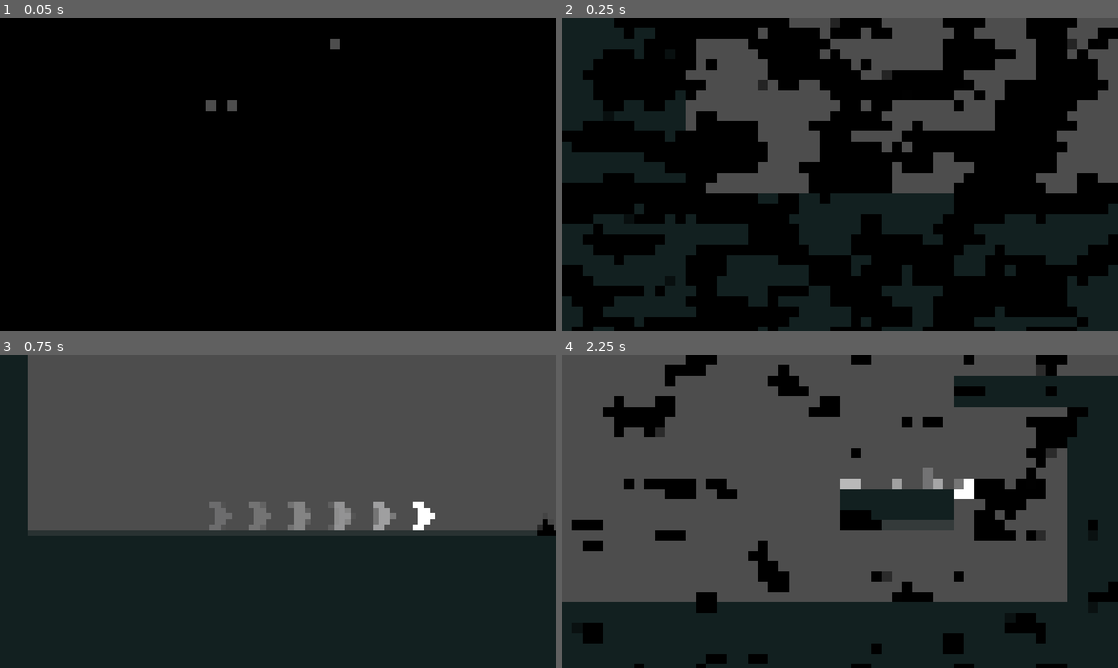
Above: before the commit, frames 1-4 (two rows, left to right).
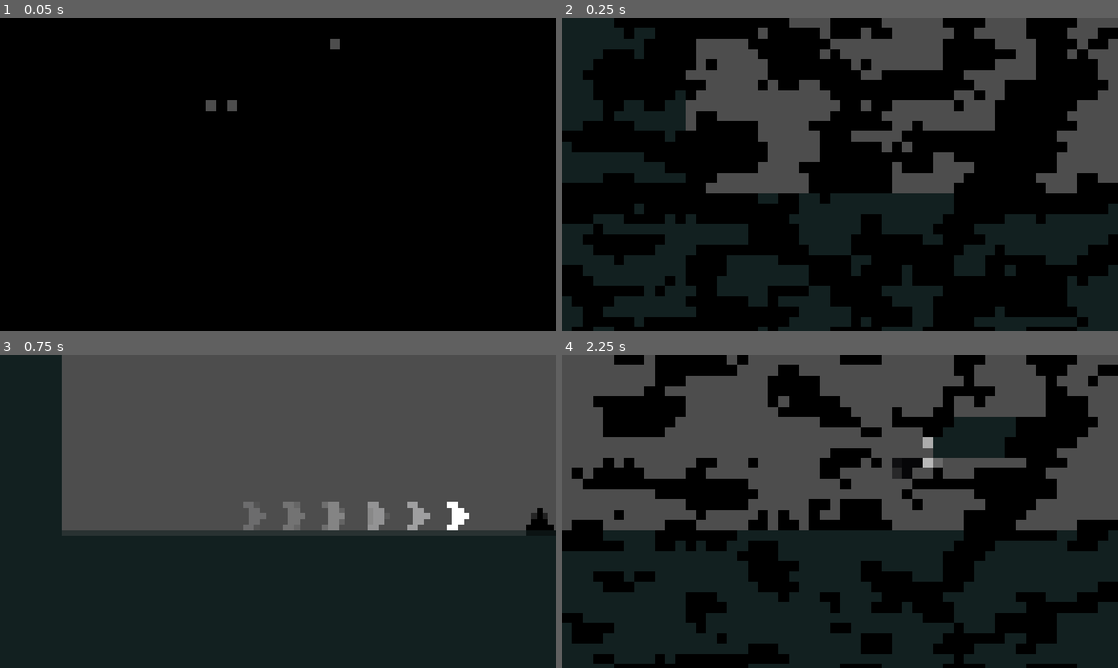
Above: after the commit, the same moments.

Repository: eyo25252525-collab/SPES
Game: Godot game, scene res://scenes/game.tscn
Two runs of this game, one before a commit and one after it. Both use one fixed random seed, a clock stepped at 60 frames per second and the inputs below.
Inputs (mouse positions are in pixels of both pictures, inside the frame that each line leads up to):
- Up to frame 1 (0.05 s): no input
- Up to frame 2 (0.25 s): no input
- Up to frame 3 (0.75 s): move the mouse to (400, 495) at 0.52 s; hold D (right) from 0.53 s (still down); hold Shift (dash) from 0.53 s (still down)
- Up to frame 4 (2.25 s): tap Space (jump) at 0.77, 1.52 s; move the mouse to (728, 527) at 1.27 s; release Shift (dash) at 1.28 s; right-click (728, 527) at 1.35 s; move the mouse to (895, 442) at 2.02 s; release D (right) at 2.03 s; hold A (left) from 2.03 s (still down); hold Shift (dash) from 2.03 s (still down)

Frame 1 is identical in both runs. In frame 2, 0.2% of the frame differs, in the area x 35-93%, y 0-24%; in frame 3, 5.3%; in frame 4, 45%, in the area x 0-100%, y 0-100%.

Commit message:
Changement mouvement caméra

Diff:
--- a/scenes/game.tscn
+++ b/scenes/game.tscn
@@ -49,6 +49,11 @@
 limit_bottom = 40
 limit_smoothed = true
 position_smoothing_enabled = true
+drag_horizontal_enabled = true
+drag_vertical_enabled = true
+drag_top_margin = 0.6
+editor_draw_limits = true
+editor_draw_drag_margin = true
 
 [node name="TileMap" type="TileMap" parent="." unique_id=621713518]
 tile_set = SubResource("TileSet_8llua")
@@ -67,5 +72,58 @@
 shape = SubResource("WorldBoundaryShape2D_1vivr")
 
 [node name="Spike" parent="." unique_id=495335439 instance=ExtResource("5_iywne")]
-position = Vector2(152, -20.5)
-scale = Vector2(0.375, 0.34375)
+position = Vector2(135, -23)
+
+[node name="Spike2" parent="." unique_id=1832331346 instance=ExtResource("5_iywne")]
+position = Vector2(147, -23)
+
+[node name="Spike3" parent="." unique_id=1978637608 instance=ExtResource("5_iywne")]
+position = Vector2(159, -23)
+
+[node name="Spike5" parent="." unique_id=296419802 instance=ExtResource("5_iywne")]
+position = Vector2(405, -7)
+
+[node name="Spike6" parent="." unique_id=377545069 instance=ExtResource("5_iywne")]
+position = Vector2(417, -7)
+
+[node name="Spike7" parent="." unique_id=1144384295 instance=ExtResource("5_iywne")]
+position = Vector2(429, -7)
+
+[node name="Spike8" parent="." unique_id=2143721010 instance=ExtResource("5_iywne")]
+position = Vector2(441, -7)
+
+[node name="Spike9" parent="." unique_id=1917464754 instance=ExtResource("5_iywne")]
+position = Vector2(453, -7)
+
+[node name="Spike10" parent="." unique_id=1677661526 instance=ExtResource("5_iywne")]
+position = Vector2(465, -7)
+
+[node name="Spike11" parent="." unique_id=587353398 instance=ExtResource("5_iywne")]
+position = Vector2(477, -7)
+
+[node name="Spike12" parent="." unique_id=1839925389 instance=ExtResource("5_iywne")]
+position = Vector2(489, -7)
+
+[node name="Spike13" parent="." unique_id=1529167141 instance=ExtResource("5_iywne")]
+position = Vector2(501, -7)
+
+[node name="Spike14" parent="." unique_id=1140792731 instance=ExtResource("5_iywne")]
+position = Vector2(513, -7)
+
+[node name="Spike15" parent="." unique_id=476372460 instance=ExtResource("5_iywne")]
+position = Vector2(525, -7)
+
+[node name="Spike16" parent="." unique_id=543136263 instance=ExtResource("5_iywne")]
+position = Vector2(536, -7)
+
+[node name="Spike17" parent="." unique_id=1619774667 instance=ExtResource("5_iywne")]
+position = Vector2(548, -7)
+
+[node name="Spike18" parent="." unique_id=1876603447 instance=ExtResource("5_iywne")]
+position = Vector2(560, -7)
+
+[node name="Spike19" parent="." unique_id=1668145709 instance=ExtResource("5_iywne")]
+position = Vector2(572, -7)
+
+[node name="Spike20" parent="." unique_id=937907127 instance=ExtResource("5_iywne")]
+position = Vector2(584, -7)
--- a/scenes/spike.tscn
+++ b/scenes/spike.tscn
@@ -4,6 +4,8 @@
 [ext_resource type="PackedScene" uid="uid://bjqf5hfmnplsg" path="res://scenes/kill_zone.tscn" id="2_7a7y0"]
 
 [node name="Spike" type="Sprite2D" unique_id=495335439]
+position = Vector2(8, 9)
+scale = Vector2(0.5, 0.4375)
 texture = ExtResource("1_ljd5v")
 
 [node name="KillZone" parent="." unique_id=1269390713 instance=ExtResource("2_7a7y0")]
--- a/scripts/kill_zone.gd
+++ b/scripts/kill_zone.gd
@@ -4,7 +4,7 @@
 @onready var fade: Fade = $Fade
 
 const SPIN_DURATION = 0.6  # durée d'un tour complet (en secondes)
-
+const JUMP_POWER = -300
 var triggered = false
 
 func _on_body_entered(body: Node2D) -> void:
--- a/scripts/player.gd
+++ b/scripts/player.gd
@@ -66,9 +66,9 @@
 		dash_particles.emitting = false
 		roll_particles.emitting = true
 		animated_sprite_2d.play("roll")
-		velocity.y = VERTICAL_ROLL_VELOCITY
 		var dash_dir = -1 if animated_sprite_2d.flip_h else 1
 		velocity.x = dash_dir * HORIZONTAL_ROLL_VELOCITY
+		velocity.y = VERTICAL_ROLL_VELOCITY
 	else:
 		dash_particles.emitting = false
 		roll_particles.emitting = false
